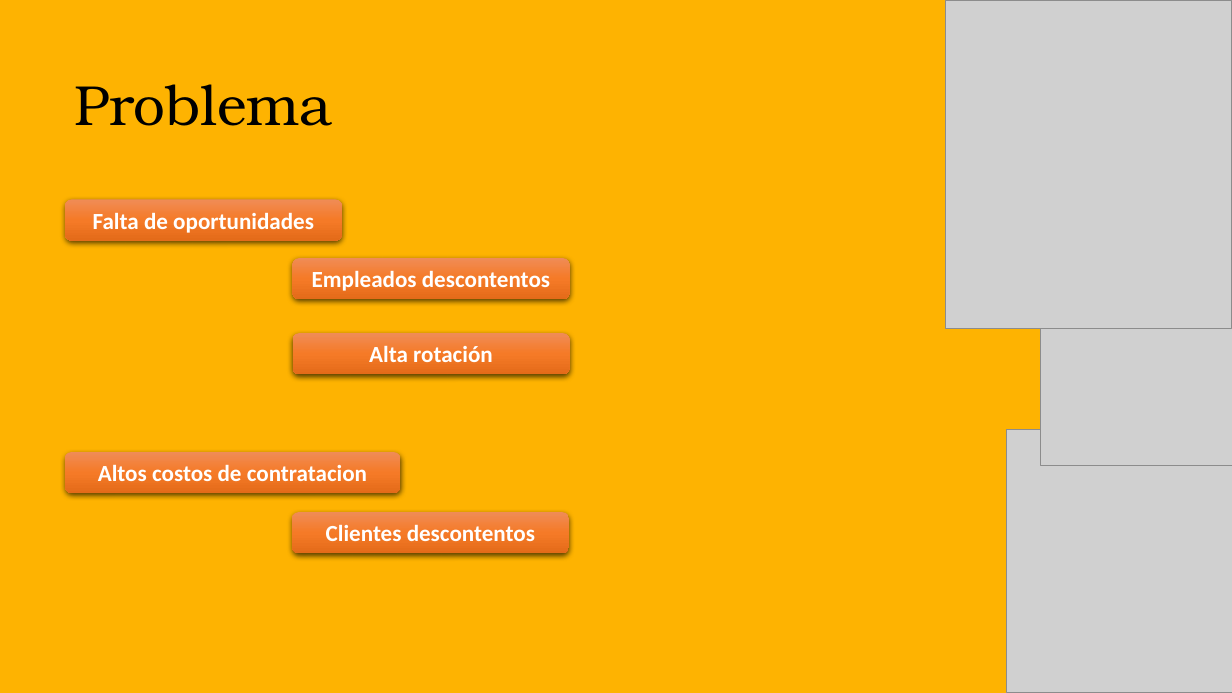
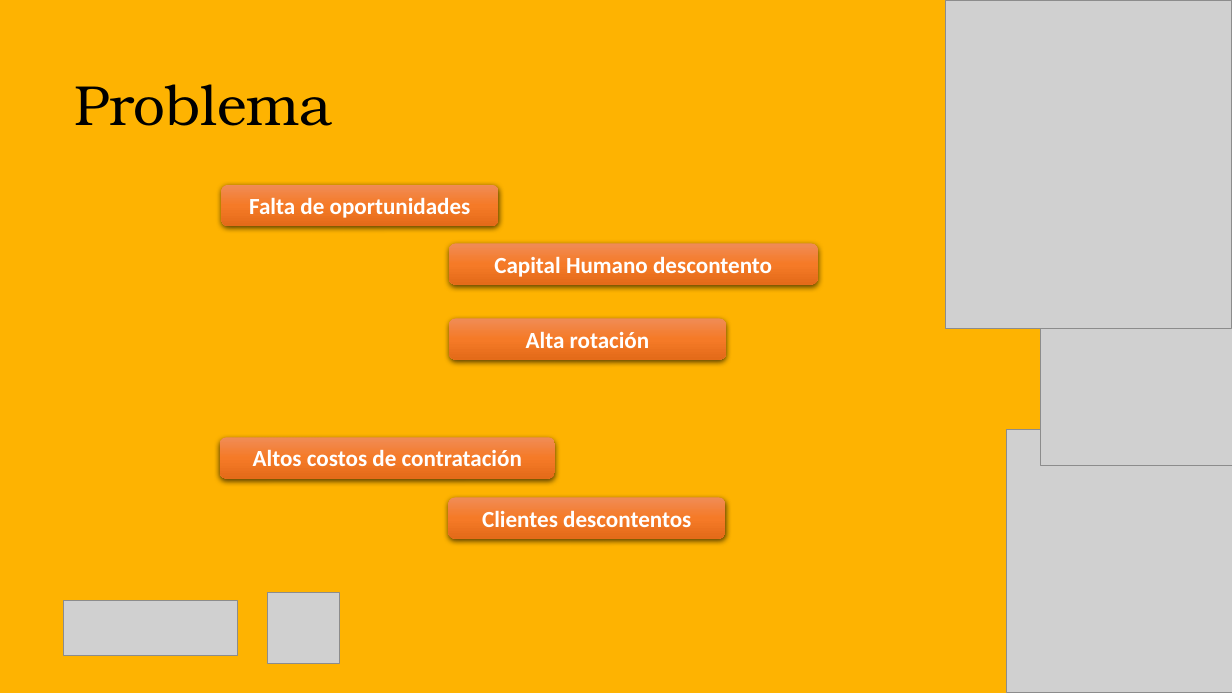
Before and after one commit to nestorpastor/nestor.github.io, a slide deck: slide 2 of Presentation.pptx. Drawn at 1232x693 pixels with LibreOffice and Linux fonts; fonts in the diff are those of the drawing; grey boxes stand for pictures. Boxes give left, top, right and bottom in pixels: in the first picture for what was removed or moved away, otherwise in the second. Text is boxed around its words. In the diff, an @@ line names an element or a change of style, - is before the commit and + after.

```diff
--- a/Presentation.pptx
+++ b/Presentation.pptx
@@ rounded rectangle removed at (292,258,569,299) @@
-Empleados descontentos
@@ rounded rectangle added at (449,243,818,285), fill gradient #F18C57 to #F67B28 to #E56C19, 18 pt, text #FFFFFF, bold @@
+Capital Humano descontento
@@ 4 rounded rectangles: place and size @@
-4 rounded rectangles at (65,200,570,554)
+4 rounded rectangles at (220,185,726,539)
@@ text in rounded rectangle at (253,449,522,466): text changed @@
-Altos costos de contratacion
+Altos costos de contratación
@@ picture added at (268,592,340,665) @@
@@ picture added at (64,601,238,655) @@
```
Also in this commit, not shown: 5 other slides changed.
